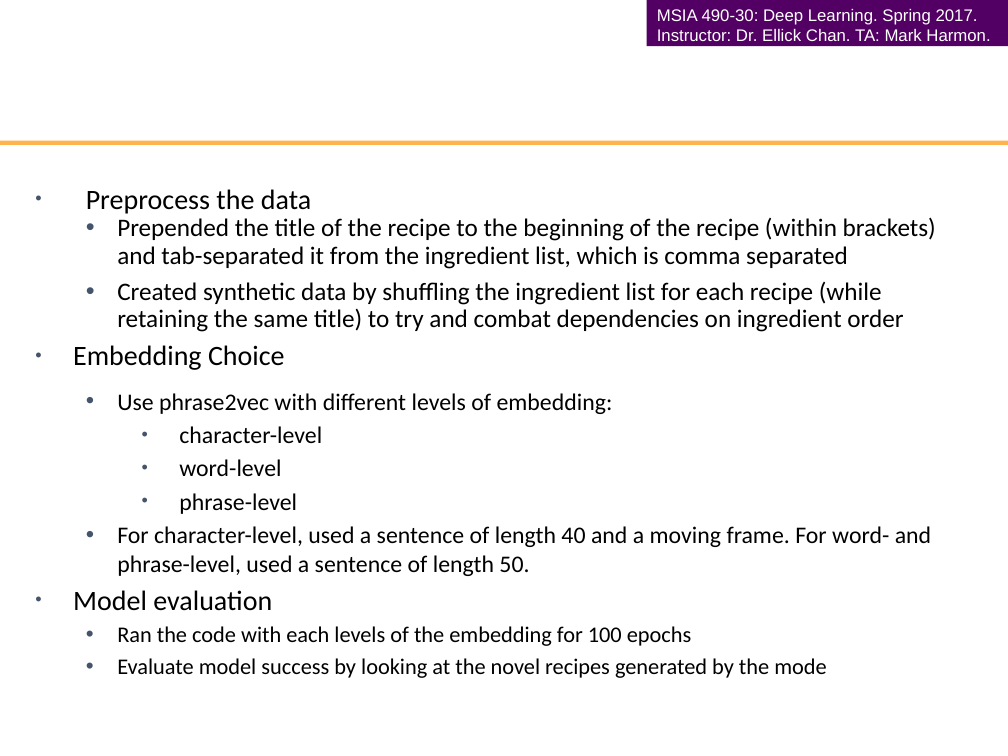
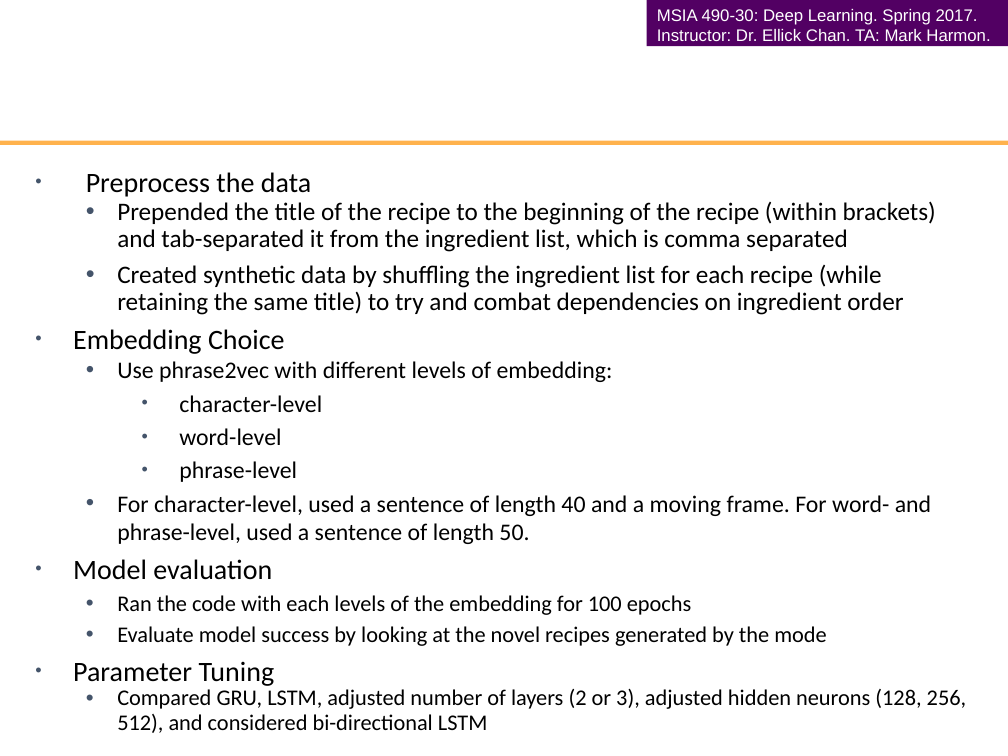
Before and after one commit to stephanieger/ConvectionalNN, a slide deck: slide 5 of Final Presentation Template.pptx. Drawn at 1008x756 pixels with LibreOffice and Linux fonts; fonts in the diff are those of the drawing; background and template pictures are left out. Boxes give left, top, right and bottom in pixels: in the first picture for what was removed or moved away, otherwise in the second. Text is boxed around its words. In the diff, an @@ line names an element or a change of style, - is before the commit and + after.

```diff
--- a/Final Presentation Template.pptx
+++ b/Final Presentation Template.pptx
@@ text "Preprocess the data": place and size @@
-text "Preprocess the data" at (73,189,936,678)
+text "Preprocess the data" at (73,172,967,709)
@@ text at (73,329,613,382): less space between paragraphs @@
@@ text at (73,661,967,709): paragraphs added @@
+• Parameter Tuning
+  • Compared GRU, LSTM, adjusted number of layers (2 or 3), adjusted hidden neurons (128, 256, 512), and considered bi-directional LSTM
```
Also in this commit, not shown: 2 other slides changed.
